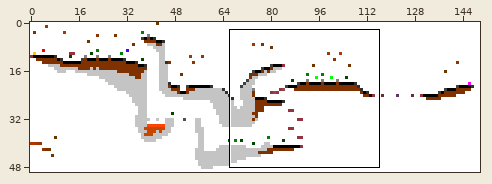
Edited in one commit: sprite sheet (Performance_Shooter/res/maps/map_1.png). The first picture is a wide view before the edit; the outline marks the close-up.
Close-up. First the earlier version:
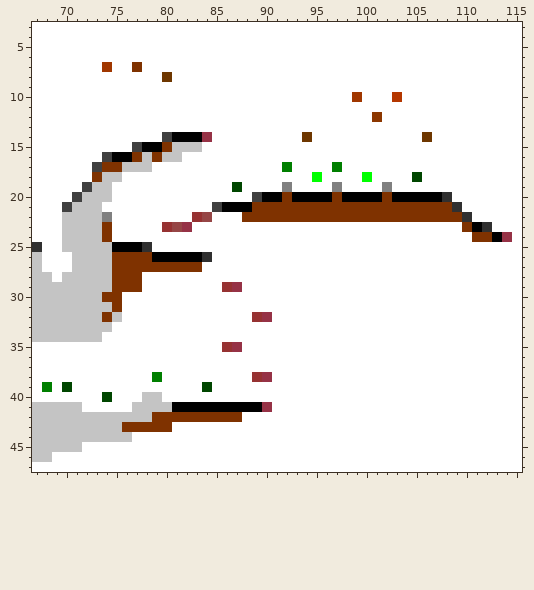
The file is 150x50 pixels. Colours within 5 levels of each other are drawn and written as one. Shown: x 67..115, y 3..47. The commit also changed other parts of the picture, which this record leaves out.
Once edited:
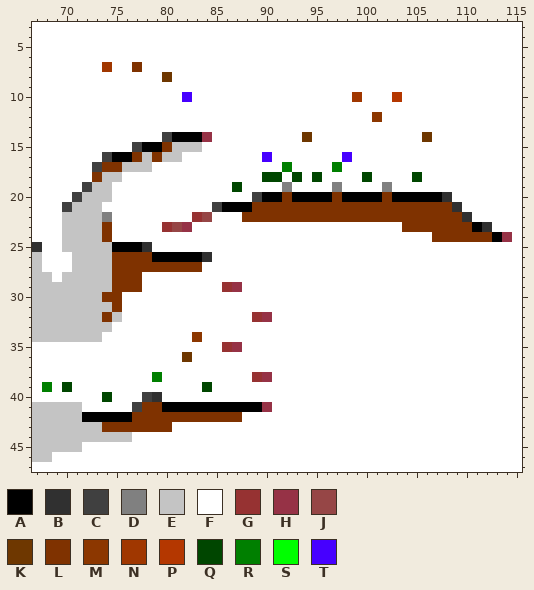
Palette (. is transparent): A #000000  B #303030  C #404040  D #808080  E #c4c4c4  F #ffffff  G #963232  H #963246  J #964646  K #6e3700  L #7f3200  M #8c3700  N #a03700  P #b43700  Q #004600  R #007f00  S #00ff00  T #4600ff
The edit:
{"y":10,"x":82,"old":"F","new":"T"}
{"y":16,"x":90,"old":"F","new":"T"}
{"y":16,"x":98,"old":"F","new":"T"}
{"y":18,"x":90,"old":"FF","new":"QQ"}
{"y":18,"x":93,"old":"F","new":"Q"}
{"y":18,"x":95,"old":"S","new":"Q"}
{"y":18,"x":100,"old":"S","new":"Q"}
{"y":23,"x":104,"old":"FFFFFF","new":"LLLLLL"}
{"y":24,"x":107,"old":"FFFF","new":"LLLL"}
{"y":34,"x":83,"old":"F","new":"M"}
{"y":36,"x":82,"old":"F","new":"K"}
{"y":40,"x":78,"old":"EE","new":"CB"}
{"y":41,"x":77,"old":"EEEE","new":"CLLA"}
{"y":42,"x":72,"old":"EEEEEEE","new":"AAAAALL"}
{"y":43,"x":74,"old":"EE","new":"LL"}
{"label":"changed","picture_box":[182,92,192,102]}
{"label":"changed","picture_box":[262,152,472,242]}
{"label":"changed","picture_box":[82,332,202,432]}
